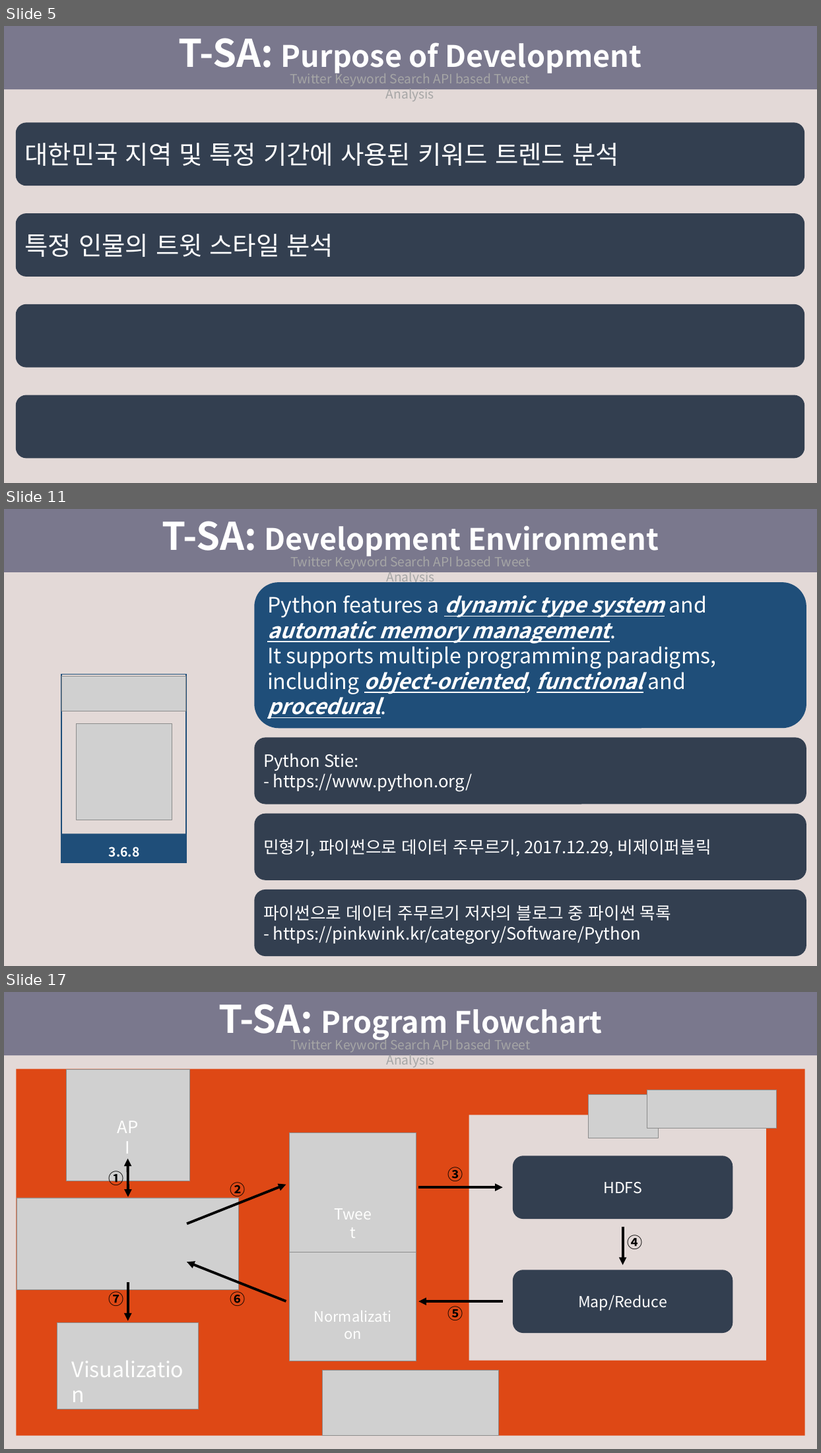
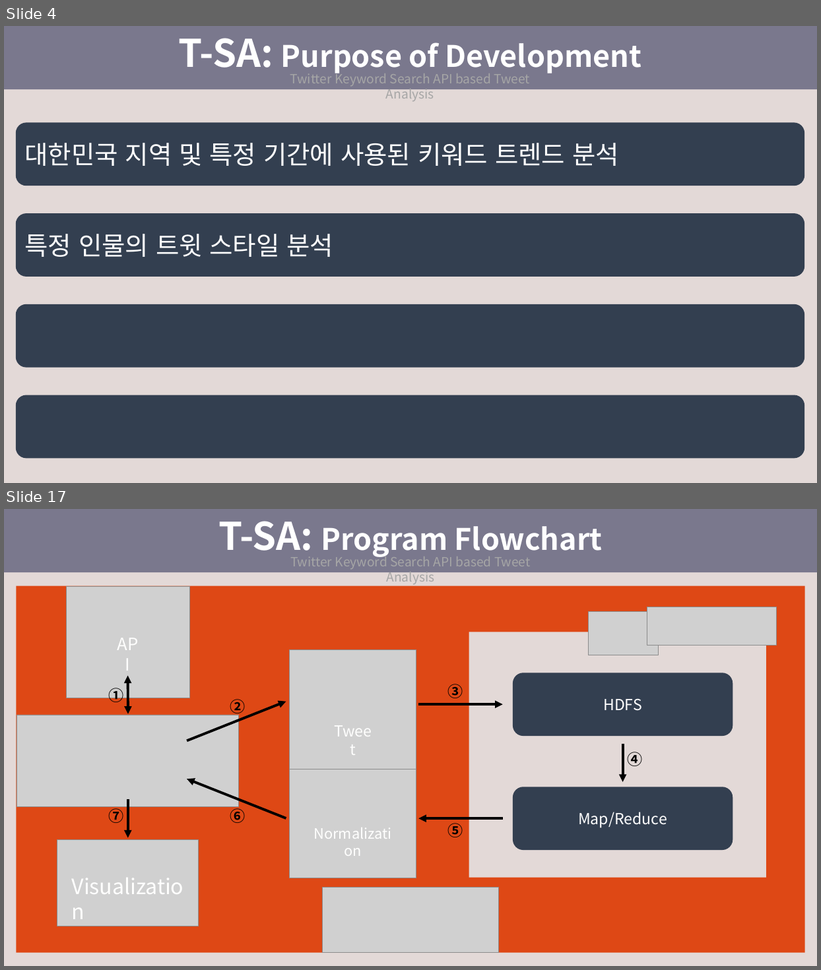
Before and after one commit to SeokJune/BigData_VI_T-SA, a slide deck: 00.Doc/제출용 문서/4조_브이아이.pptx. Shown one above the other, each under a label of ours: slides 5, 11 and 17 before the commit, slides 4 and 17 after it; the slides between them are not shown. The pictures are 821x1453 and 821x970 pixels, drawn with LibreOffice and Linux fonts; fonts in the diff are those of the drawing; grey boxes stand for pictures. Boxes give left, top, right and bottom in pixels: in the first picture for what was removed or moved away, otherwise in the second. Text is boxed around its words. In the diff, an @@ line names an element or a change of style, - is before the commit and + after.

```diff
--- a/00.Doc/제출용 문서/4조_브이아이.pptx
+++ b/00.Doc/제출용 문서/4조_브이아이.pptx
@@ slide 11 removed at [4, 509, 817, 966], background #FFFFFF @@
@@ group removed at [4, 509, 817, 966]: 4 rectangles, 4 rounded rectangles, 2 pictures, 1 text @@
-T-SA: Development Environment
-Twitter Keyword Search API based Tweet Analysis
-3.6.8
-Python Stie:
-- https://www.python.org/
-민형기, 파이썬으로 데이터 주무르기, 2017.12.29, 비제이퍼블릭
-파이썬으로 데이터 주무르기 저자의 블로그 중 파이썬 목록
-- https://pinkwink.kr/category/Software/Python
-Python features a dynamic type system and automatic memory management.
-It supports multiple programming paradigms, including object-oriented, functional and procedural.
@@ what was slide 5 is now slide 4 @@
```
Also in this commit, not shown: 13 slides changed, 24 slides added, 3 other slides removed.
